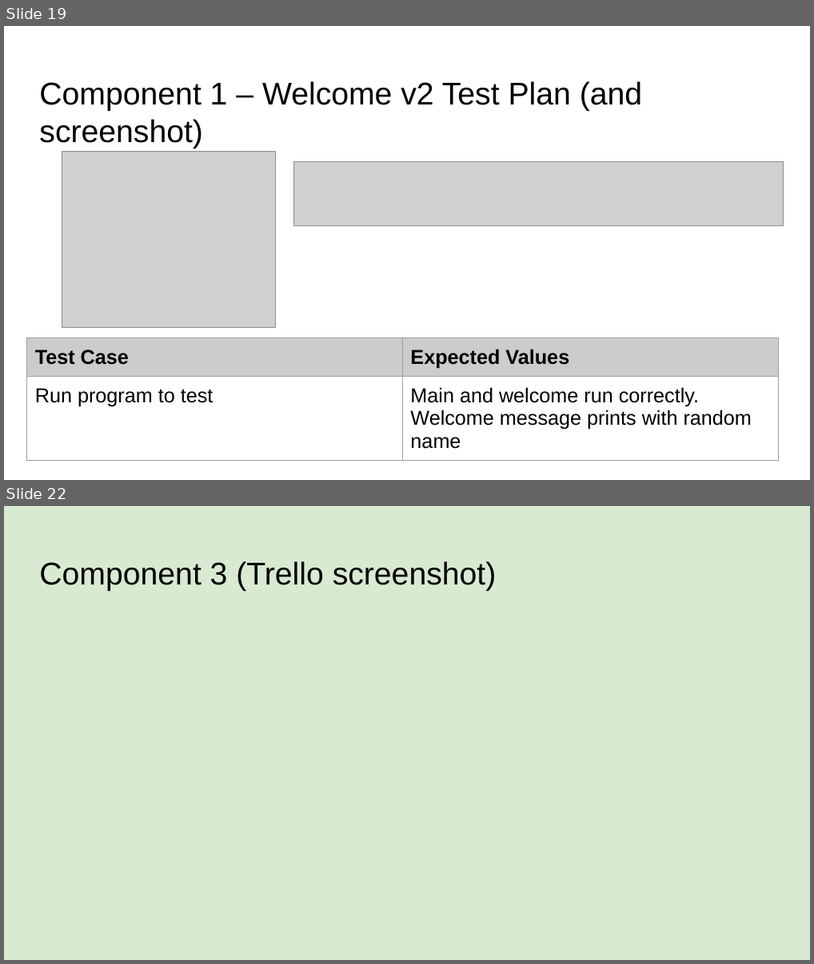
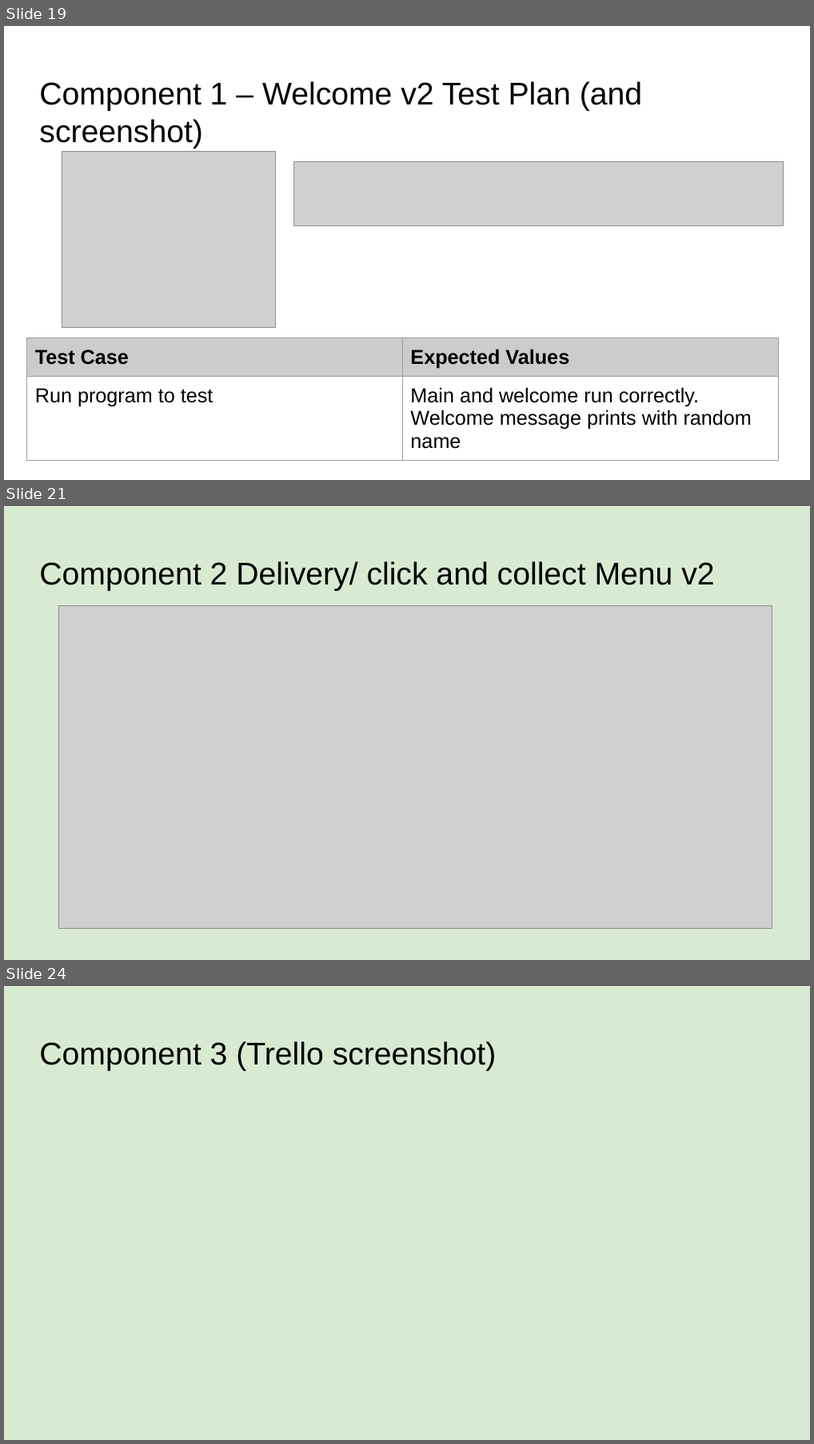
Before and after one commit to Dannel10/Burger_Bot, a slide deck: Dannel Rajesh - 000_91896 _ 91897 Documentation - 1026292.pptx. Shown one above the other, each under a label of ours: slides 19 and 22 before the commit, slides 19, 21 and 24 after it; the slides between them are not shown. The pictures are 814x964 and 814x1444 pixels, drawn with LibreOffice and Linux fonts; fonts in the diff are those of the drawing; grey boxes stand for pictures. Boxes give left, top, right and bottom in pixels: in the first picture for what was removed or moved away, otherwise in the second. Text is boxed around its words. In the diff, an @@ line names an element or a change of style, - is before the commit and + after.

Commit message:
Created Component 2 delivery/click and collect menu
Created Component 2 delivery/click and collect menu

```diff
--- a/Dannel Rajesh - 000_91896 _ 91897 Documentation - 1026292.pptx
+++ b/Dannel Rajesh - 000_91896 _ 91897 Documentation - 1026292.pptx
@@ slide 21 added at (4,506,810,960), background #D9EAD3 @@
@@ title added at (39,561,714,591), 28 pt, text #000000 @@
+Component 2 Delivery/ click and collect Menu v2
@@ picture added at (59,605,772,928) @@
@@ what was slide 22 is now slide 24 @@
```
Also in this commit, not shown: 2 slides changed, 1 other slide added, 1 other file.
